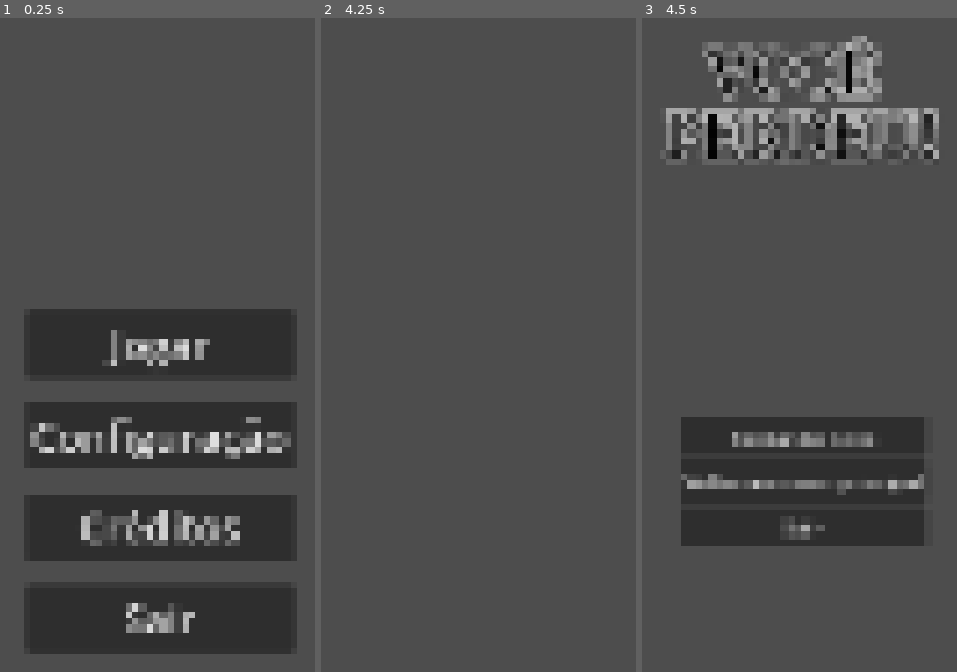
Above: before the commit, frames 1-3 (left to right).
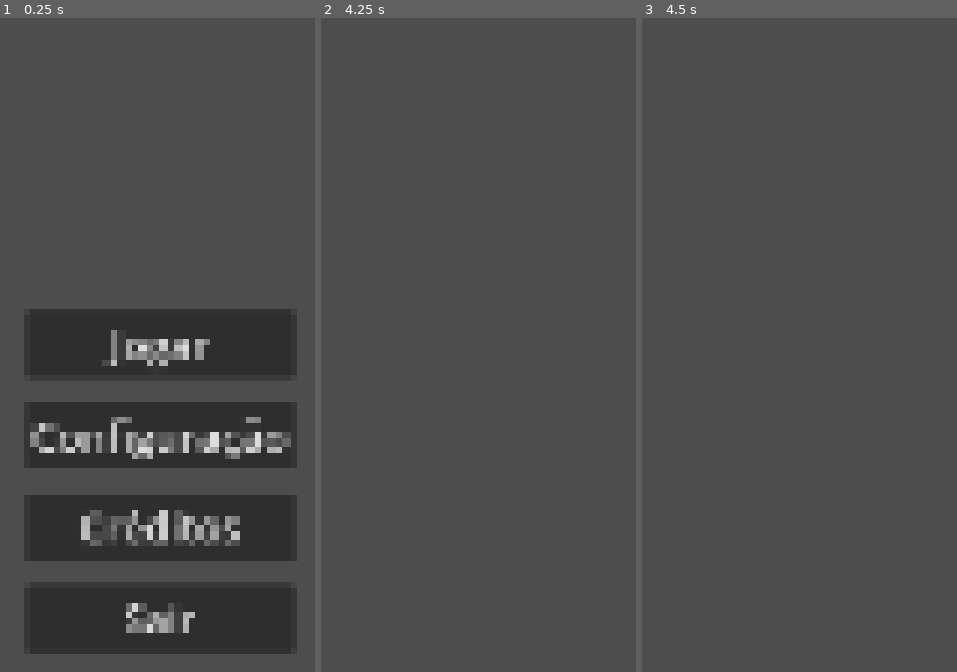
Above: after the commit, the same moments.

Repository: Sleipnir-Game-Team/GMTK-2025
Game: Godot game, scene res://ui/menu/main_menu.tscn
Same seed, same stepped clock (60 frames per second), same inputs: the game is played once before the commit and once after it.
Inputs (mouse positions are in pixels of both pictures, inside the frame that each line leads up to):
- Up to frame 1 (0.25 s): no input
- Up to frame 2 (4.25 s): click "Jogar" at 0.5 s; tap Enter at 1.25, 2.75 s; move the mouse to (outside the picture) at 1.27 s; hold D (player_right) 1.28-2 s; tap 1 (item_1) at 1.35 s; click (outside the picture) at 1.42 s; tap Space (player_jump) at 1.52, 2, 3.5 s; tap 2 (item_2) at 1.55 s; drag from (outside the picture) to (outside the picture) at 2.02 s; move the mouse to (outside the picture) at 2.77 s; hold A (player_left) 2.78-3.5 s; tap 3 (item_3) at 2.85 s; tap 4 (item_4) at 3.05 s; drag from (outside the picture) to (outside the picture) at 3.52 s
- Up to frame 3 (4.5 s): tap Enter at 4.25 s; move the mouse to (outside the picture) at 4.27 s; hold D (player_right) from 4.28 s (still down); hold L (lose) from 4.28 s (still down)

Frames 1-2 are identical in both runs. In frame 3, 20% of the frame differs, in the area x 7-95%, y 2-81%.
Error in both runs: Out of bounds get index '1' (on base: 'Array[Dictionary]') (res://addons/log_and_error/logger.gd:15)

Commit message:
Sistema de items concluido

Diff:
--- a/components/inventory.gd
+++ b/components/inventory.gd
@@ -18,13 +18,18 @@
 		node_4.name = "4"
 		add_child(node_4)
 
-func switch(slot1, slot2):
-	var aux = slot1
-	get_node(str(slot1)).replace_by(slot2)
-	get_node(str(slot2)).replace_by(aux)
+func switch(slotNumber1, slotNumber2):
+	var node1 =  get_node(str(slotNumber1))
+	var node2 =  get_node(str(slotNumber2))
+	node1.name = 0
+	node2.name = slotNumber1
+	node1.name = slotNumber2
 
-func replace(slot):
-	get_node(str(slot)).replace_by(slot)
+func replace(slotNumber, item):
+	var target = get_node(str(slotNumber))
+	item.name = str(slotNumber)
+	target.replace_by(item)
+
 
 func _input(event):
 	if event.is_pressed():
--- a/components/life.gd
+++ b/components/life.gd
@@ -32,6 +32,8 @@
 		if on_hit_invicibility_time > 0:
 			invicibility_frames(on_hit_invicibility_time)
 
+	print(entity_life,"/",max_life)
+
 	if entity_life == 0:
 		death.emit()
 
--- a/entities/player.tscn
+++ b/entities/player.tscn
@@ -1,10 +1,11 @@
-[gd_scene load_steps=11 format=3 uid="uid://bp3vd4kj37iij"]
+[gd_scene load_steps=12 format=3 uid="uid://bp3vd4kj37iij"]
 
 [ext_resource type="Script" uid="uid://y2higcsr86v" path="res://entities/movement.gd" id="1_rfe5m"]
 [ext_resource type="PackedScene" uid="uid://daill7lx175oy" path="res://components/receiver.tscn" id="2_rfe5m"]
 [ext_resource type="PackedScene" uid="uid://ycmcgby6ixu1" path="res://components/signalizer.tscn" id="3_qly61"]
 [ext_resource type="Script" uid="uid://cbhm6im8bgg6a" path="res://components/life.gd" id="4_rfe5m"]
 [ext_resource type="Script" uid="uid://pt3hteik6iyr" path="res://components/inventory.gd" id="5_qly61"]
+[ext_resource type="Script" uid="uid://d0dgdoq5a1l2k" path="res://entities/teste.gd" id="6_qsoyl"]
 
 [sub_resource type="RectangleShape2D" id="RectangleShape2D_0xm2m"]
 size = Vector2(71, 136.25)
@@ -95,6 +96,10 @@
 unique_name_in_owner = true
 script = ExtResource("4_rfe5m")
 
-[connection signal="damage_received" from="Signalizer" to="." method="_on_signalizer_damage_received"]
 [node name="Inventory" type="Node" parent="."]
 script = ExtResource("5_qly61")
+
+[node name="teste" type="Node" parent="."]
+script = ExtResource("6_qsoyl")
+
+[connection signal="damage_received" from="Signalizer" to="." method="_on_signalizer_damage_received"]
--- /dev/null
+++ b/entities/teste.gd
@@ -0,0 +1,61 @@
+extends Node
+
+var rng = RandomNumberGenerator.new()
+@onready var inventory = GameManager.find_node("Inventory", get_parent())
+
+var chosen = []
+var type = null
+
+func _input(event: InputEvent) -> void:
+	if event is InputEventKey and event.is_pressed():
+		match event.keycode:
+			KEY_8:
+				print("Inventario")
+				for item in inventory.get_children():
+					print(item.get_script().resource_path.get_file())
+			KEY_9:
+				print("Escolhidos")
+				for item in chosen:
+					print(item.resource_path.get_file())
+			KEY_U:
+				var lista = ItemsList.ativo
+				chosen = []
+				for i in range(3):
+					var chosen_pos = rng.randi_range(0, lista.size()-1)
+					chosen.append(lista.pop_at(chosen_pos))
+				type = Ativo
+			KEY_I:
+				var lista = ItemsList.consumivel
+				chosen = []
+				for i in range(3):
+					var chosen_pos = rng.randi_range(0, lista.size()-1)
+					chosen.append(lista.pop_at(chosen_pos))
+				type = Consumivel
+			KEY_O:
+				var lista = ItemsList.permanente
+				chosen = []
+				for i in range(3):
+					var chosen_pos = rng.randi_range(0, lista.size()-1)
+					chosen.append(lista.pop_at(chosen_pos))
+				type = Permanente
+			KEY_J:
+				var item = Item.new()
+				item.set_script(chosen[0])
+				if type == Permanente:
+					inventory.add_child(item)
+				else:
+					inventory.replace(1, item)
+			KEY_K:
+				var item = Item.new()
+				item.set_script(chosen[1])
+				if type == Permanente:
+					inventory.add_child(item)
+				else:
+					inventory.replace(2, item)
+			KEY_L:
+				var item = Item.new()
+				item.set_script(chosen[2])
+				if type == Permanente:
+					inventory.add_child(item)
+				else:
+					inventory.replace(3, item)
--- a/globals/effects.gd
+++ b/globals/effects.gd
@@ -18,3 +18,7 @@
 
 	dealerSig.cure_dealt.emit(target, ammount)
 	targetSig.cure_received.emit(dealer, ammount)
+
+func add_hp(target, source, ammount):
+	GameManager.find_node("Life", target).max_life += ammount
+	GameManager.find_node("Life", target).entity_life += ammount
--- /dev/null
+++ b/globals/item_list.gd
@@ -0,0 +1,22 @@
+extends Node
+
+var ativo = [
+	preload("res://item/ativo/eternal_fart.gd"),
+	preload("res://item/ativo/eternal_fart_2.gd"),
+	preload("res://item/ativo/eternal_fart_3.gd"),
+	preload("res://item/ativo/eternal_fart_4.gd")
+]
+
+var consumivel = [
+	preload("res://item/consumivel/ethereal_fart.gd"),
+	preload("res://item/consumivel/ethereal_fart_2.gd"),
+	preload("res://item/consumivel/ethereal_fart_3.gd"),
+	preload("res://item/consumivel/ethereal_fart_4.gd")
+]
+
+var permanente = [
+	preload("res://item/permanente/health_cd.gd"),
+	preload("res://item/permanente/health_cd_2.gd"),
+	preload("res://item/permanente/health_cd_3.gd"),
+	preload("res://item/permanente/health_cd_4.gd")
+]
--- /dev/null
+++ b/item/ativo/ativo.gd
@@ -0,0 +1,11 @@
+class_name Ativo extends Item
+
+var avaible = true
+
+func try_use():
+	if avaible:
+		use()
+		avaible = false
+
+func use():
+	print("uhhh, you should override this")
--- /dev/null
+++ b/item/ativo/eternal_fart.gd
@@ -0,0 +1,4 @@
+extends Ativo
+
+func use():
+	print("You farted one time")
--- /dev/null
+++ b/item/ativo/eternal_fart_2.gd
@@ -0,0 +1,4 @@
+extends Ativo
+
+func use():
+	print("You farted two times")
--- /dev/null
+++ b/item/ativo/eternal_fart_3.gd
@@ -0,0 +1,4 @@
+extends Ativo
+
+func use():
+	print("You farted three times")
--- /dev/null
+++ b/item/ativo/eternal_fart_4.gd
@@ -0,0 +1,4 @@
+extends Ativo
+
+func use():
+	print("You farted four times")
--- a/item/consumivel.gd
+++ /dev/null
@@ -1 +0,0 @@
-extends Node
--- /dev/null
+++ b/item/consumivel/consumivel.gd
@@ -0,0 +1,10 @@
+class_name Consumivel extends Item
+
+func try_use():
+	use()
+	var new_node = Item.new()
+	new_node.name = name
+	replace_by(new_node)
+
+func use():
+	print("uhhh, you should override this")
--- /dev/null
+++ b/item/consumivel/ethereal_fart.gd
@@ -0,0 +1,4 @@
+extends Consumivel
+
+func use():
+	print("You consume a fart")
--- /dev/null
+++ b/item/consumivel/ethereal_fart_2.gd
@@ -0,0 +1,4 @@
+extends Consumivel
+
+func use():
+	print("You consume two farts")
--- /dev/null
+++ b/item/consumivel/ethereal_fart_3.gd
@@ -0,0 +1,4 @@
+extends Consumivel
+
+func use():
+	print("You consume three farts")
--- /dev/null
+++ b/item/consumivel/ethereal_fart_4.gd
@@ -0,0 +1,4 @@
+extends Consumivel
+
+func use():
+	print("You consume five farts")
--- a/item/item.gd
+++ b/item/item.gd
@@ -1,4 +1,6 @@
 class_name Item extends Node
+
+@onready var player = get_parent().get_parent()
 
 func try_use():
 	print("slot vazio")
--- a/item/permanente.gd
+++ /dev/null
@@ -1 +0,0 @@
-extends Node
--- /dev/null
+++ b/item/permanente/health_cd.gd
@@ -0,0 +1,4 @@
+extends Permanente
+
+func use():
+	Effects.add_hp(player, self, 1)
--- /dev/null
+++ b/item/permanente/health_cd_2.gd
@@ -0,0 +1,4 @@
+extends Permanente
+
+func use():
+	Effects.add_hp(player, self, 2)
--- /dev/null
+++ b/item/permanente/health_cd_3.gd
@@ -0,0 +1,4 @@
+extends Permanente
+
+func use():
+	Effects.add_hp(player, self, 3)
--- /dev/null
+++ b/item/permanente/health_cd_4.gd
@@ -0,0 +1,4 @@
+extends Permanente
+
+func use():
+	Effects.add_hp(player, self, 4)
--- /dev/null
+++ b/item/permanente/permanente.gd
@@ -0,0 +1,8 @@
+class_name Permanente extends Item
+
+func _ready():
+	use()
+	queue_free()
+
+func use():
+	print("uhhh, you should override this")
--- a/main.gd
+++ b/main.gd
@@ -10,8 +10,8 @@
 		UI_Controller.managePauseMenu()
 	#if event.is_action_pressed("win"):
 		#GameManager.win_game()
-	if event.is_action_pressed("lose"):
-		GameManager.game_over()
+	#if event.is_action_pressed("lose"):
+		#GameManager.game_over()
 	if event.is_action_pressed("dialogue"):
 		UI_Controller.processAction({"Content": test_text}, "dialogue")
 	if event.is_action_pressed("cutscene"):
--- a/project.godot
+++ b/project.godot
@@ -29,6 +29,7 @@
 AudioManager="*res://addons/sleipnir_audio/manager/audio_manager.gd"
 SleipnirMaestro="*res://addons/sleipnir_audio/music/sleipnir_maestro.tscn"
 Effects="*res://globals/effects.gd"
+ItemsList="*res://globals/item_list.gd"
 
 [debug]
 
Not shown, changed: assets/GRAMMY__.png.import
Not shown, added: entities/teste.gd.uid
Not shown, added: globals/item_list.gd.uid
Not shown, added: item/ativo/ativo.gd.uid
Not shown, added: item/ativo/eternal_fart.gd.uid
Not shown, added: item/ativo/eternal_fart_2.gd.uid
Not shown, added: item/ativo/eternal_fart_3.gd.uid
Not shown, added: item/ativo/eternal_fart_4.gd.uid
Renamed: item/consumivel.gd.uid -> item/consumivel/consumivel.gd.uid
Not shown, added: item/consumivel/ethereal_fart.gd.uid
Not shown, added: item/consumivel/ethereal_fart_2.gd.uid
Not shown, added: item/consumivel/ethereal_fart_3.gd.uid
(and 7 more such lines)
